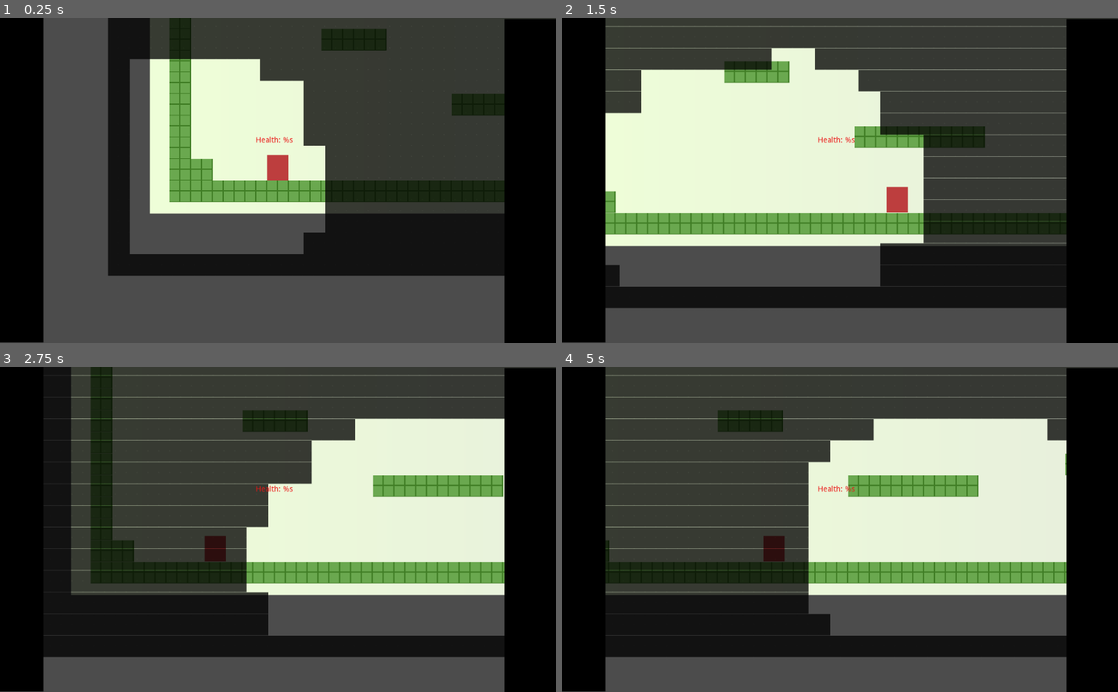
Above: before the commit, frames 1-4 (two rows, left to right).
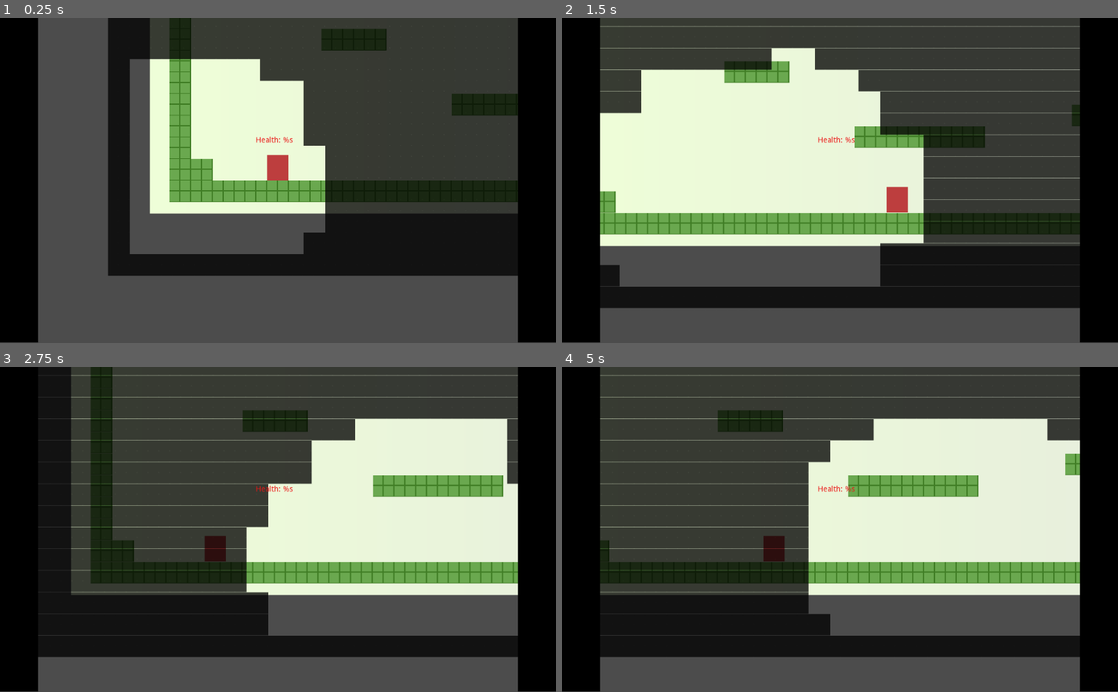
Above: after the commit, the same moments.

Repository: glitchcore/comfort
Game: Godot game, scene res://Scenes/BaseLevel.tscn
Two runs of this game, one before a commit and one after it. Both use one fixed random seed, a clock stepped at 60 frames per second and the inputs below.
Inputs:
- Up to frame 1 (0.25 s): no input
- Up to frame 2 (1.5 s): hold Right (ui_right) from 0.53 s (still down); tap Space (jump) at 0.77 s
- Up to frame 3 (2.75 s): tap Space (jump) at 1.52 s; release Right (ui_right) at 2.03 s; hold Left (ui_left) from 2.03 s (still down)
- Up to frame 4 (5 s): release Left (ui_left) at 2.78 s; hold Right (ui_right) 2.78-4.28 s; tap Space (jump) at 3.02, 3.77, 4.52 s; hold Left (ui_left) from 4.28 s (still down)

The runs differ from the first frame. In frame 1, 3.0% of the frame differs, in the area x 6-100%, y 0-100%; in frame 2, 2.9%; in frame 3, 2.5%; in frame 4, 3.2%.

Commit message:
userinterface

Diff:
--- a/Scenes/BaseLevel.tscn
+++ b/Scenes/BaseLevel.tscn
@@ -69,6 +69,6 @@
 
 [node name="ui" type="CanvasLayer" parent="."]
 
+[node name="GameData" parent="ui" instance=ExtResource( 6 )]
+
 [node name="Control" parent="ui" instance=ExtResource( 4 )]
-
-[node name="GameData" parent="ui" instance=ExtResource( 6 )]
--- a/UserInterface/Control.tscn
+++ b/UserInterface/Control.tscn
@@ -1,32 +1,27 @@
-[gd_scene load_steps=6 format=2]
+[gd_scene load_steps=4 format=2]
 
-[ext_resource path="res://ui.gd" type="Script" id=1]
-
-[sub_resource type="GradientTexture" id=1]
-
-[sub_resource type="RectangleShape2D" id=3]
+[ext_resource path="res://UserInterface/ui.gd" type="Script" id=1]
 
 [sub_resource type="GradientTexture" id=2]
 
-[sub_resource type="RectangleShape2D" id=4]
+[sub_resource type="RectangleShape2D" id=1]
+extents = Vector2( 1020, 0.5 )
 
 [node name="Control" type="Control"]
 anchor_right = 1.0
 anchor_bottom = 1.0
 script = ExtResource( 1 )
 
-[node name="LeftTouch" type="TouchScreenButton" parent="."]
-position = Vector2( 4.76837e-07, 1.90735e-06 )
-scale = Vector2( 0.0390625, 599 )
-normal = SubResource( 1 )
-shape = SubResource( 3 )
+[node name="LeftButton" type="TouchScreenButton" parent="."]
+position = Vector2( 9.53674e-07, 0 )
+scale = Vector2( 0.0341797, 599 )
+normal = SubResource( 2 )
+shape = SubResource( 1 )
 action = "ui_left"
 
-[node name="RightTouch" type="TouchScreenButton" parent="."]
-position = Vector2( 929, 2 )
-scale = Vector2( 0.046875, 598 )
+[node name="RightButton" type="TouchScreenButton" parent="."]
+position = Vector2( 954, -1.19209e-07 )
+scale = Vector2( 0.0341797, 599 )
 normal = SubResource( 2 )
-shape = SubResource( 4 )
+shape = SubResource( 1 )
 action = "ui_right"
-
-[connection signal="pressed" from="LeftTouch" to="." method="_on_LeftTouch_pressed"]
Renamed: ui.gd -> UserInterface/ui.gd
Binary file removed: icon_old.png
